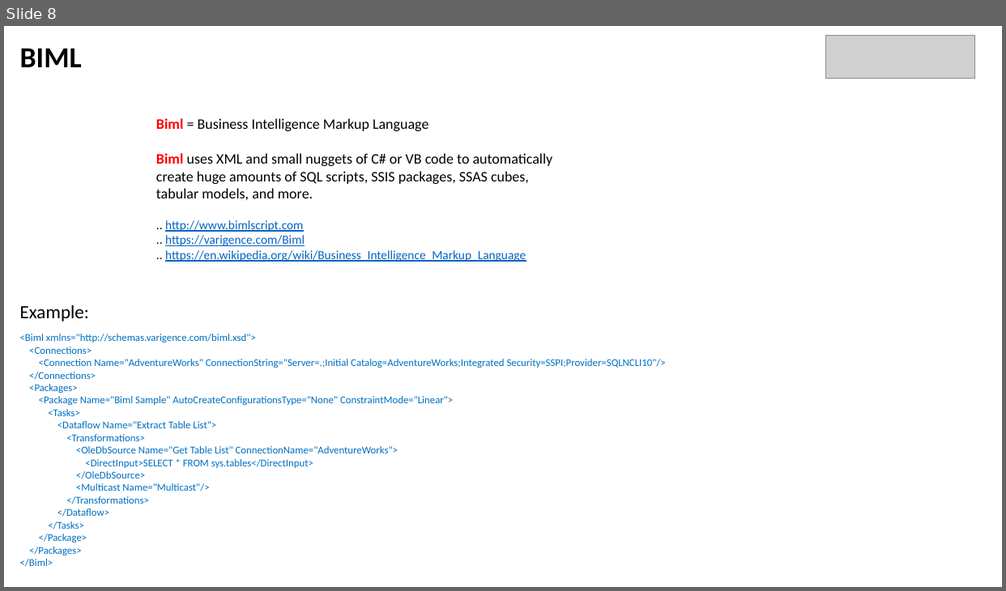
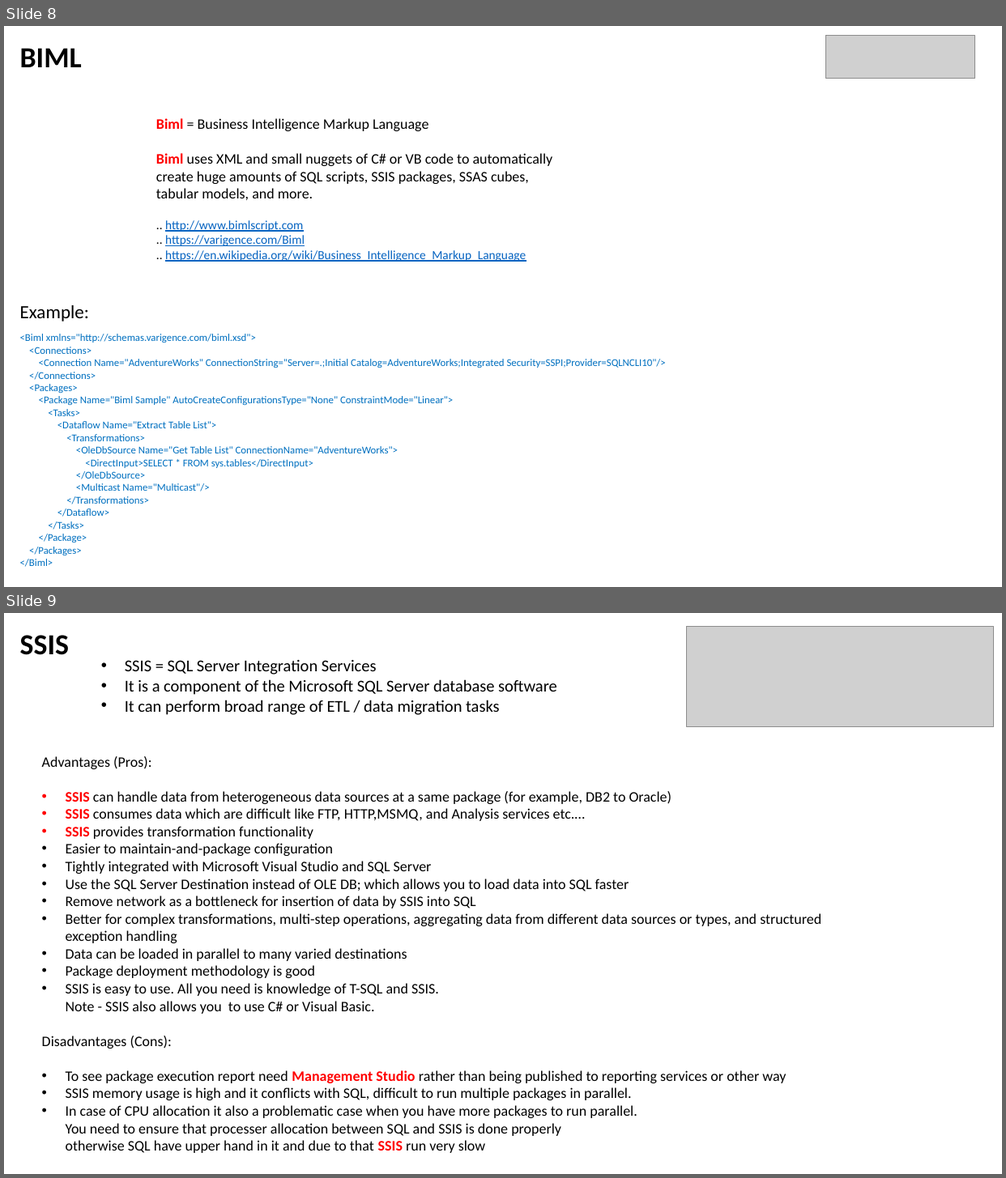
Before and after one commit to lselector/data_architect, a slide deck: DA_13_miscellaneous.pptx. Shown one above the other, each under a label of ours: slide 8 before the commit, slides 8 and 9 after it. The pictures are 1006x591 and 1006x1178 pixels, drawn with LibreOffice and Linux fonts; fonts in the diff are those of the drawing; grey boxes stand for pictures. Boxes give left, top, right and bottom in pixels: in the first picture for what was removed or moved away, otherwise in the second. Text is boxed around its words. In the diff, an @@ line names an element or a change of style, - is before the commit and + after.

```diff
--- a/DA_13_miscellaneous.pptx
+++ b/DA_13_miscellaneous.pptx
@@ slide 9 added at bbox=[4, 613, 1002, 1174], background #FFFFFF @@
@@ text added at bbox=[20, 635, 69, 655], 28 pt, text #000000, bold @@
+SSIS
@@ picture added at bbox=[687, 627, 994, 727] @@
@@ text added at bbox=[125, 660, 557, 715], 16 pt, text #000000 @@
+• SSIS = SQL Server Integration Services
+• It is a component of the Microsoft SQL Server database software
+• It can perform broad range of ETL / data migration tasks
@@ text added at bbox=[42, 756, 821, 1153], 14 pt, text #000000 @@
+Advantages (Pros):
+• SSIS can handle data from heterogeneous data sources at a same package (for example, DB2 to Oracle)
+• SSIS consumes data which are difficult like FTP, HTTP,MSMQ, and Analysis services etc.…
+• SSIS provides transformation functionality
+• Easier to maintain-and-package configuration
+• Tightly integrated with Microsoft Visual Studio and SQL Server
+• Use the SQL Server Destination instead of OLE DB; which allows you to load data into SQL faster
+• Remove network as a bottleneck for insertion of data by SSIS into SQL
+• Better for complex transformations, multi-step operations, aggregating data from different data sources or types, and structured exception handling
+• Data can be loaded in parallel to many varied destinations
+• Package deployment methodology is good
+• SSIS is easy to use. All you need is knowledge of T-SQL and SSIS.
+  Note - SSIS also allows you to use C# or Visual Basic.
+Disadvantages (Cons):
+• To see package execution report need Management Studio rather than being published to reporting services or other way
+• SSIS memory usage is high and it conflicts with SQL, difficult to run multiple packages in parallel.
+• In case of CPU allocation it also a problematic case when you have more packages to run parallel.
+  You need to ensure that processer allocation between SQL and SSIS is done properly
+  otherwise SQL have upper hand in it and due to that SSIS run very slow
```
Also in this commit, not shown: 1 other file.
